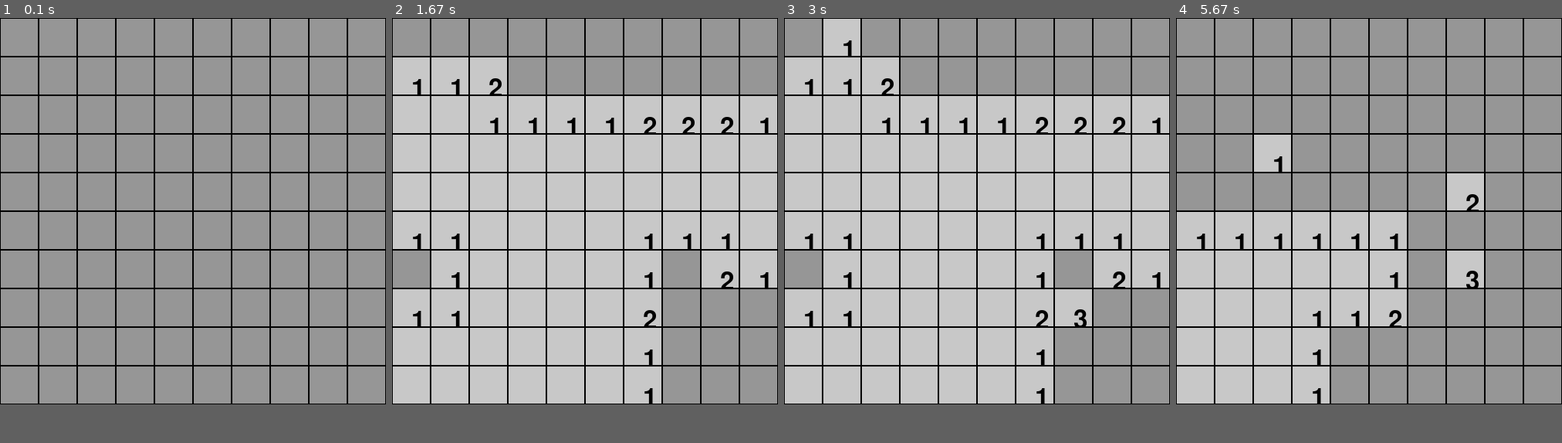
Above: before the commit, frames 1-4 (left to right).
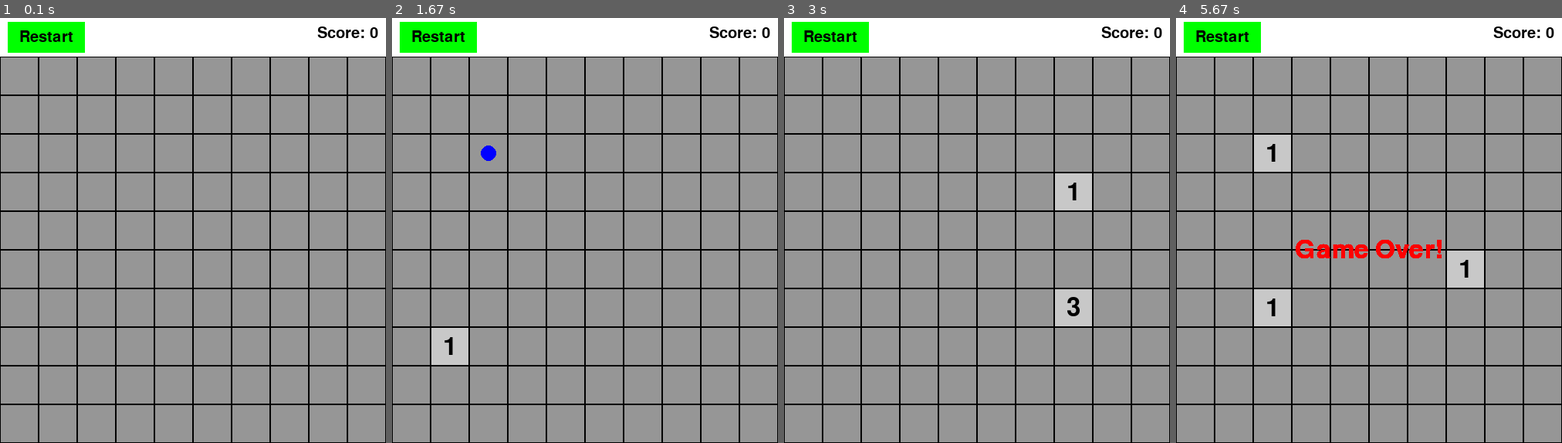
Above: after the commit, the same moments.

Repository: mwilcome/modern-minesweep
Game: pygame game, started from main.py
The game is run twice, just before and just after one commit, with the same random seed, the same clock (stepped at 60 frames per second) and the same inputs.
Inputs (mouse positions are in pixels of both pictures, inside the frame that each line leads up to):
- Up to frame 1 (0.1 s): no input
- Up to frame 2 (1.67 s): click (585, 230) at 0.38 s; hold R 0.67-1.13 s; click (465, 328) at 1.22 s; right-click (492, 145) at 1.55 s
- Up to frame 3 (3 s): click (838, 217) at 1.88 s; click (830, 39) at 2.22 s, where only the run after the commit has a clickable "Restart"; click (1077, 298) at 2.55 s; click (1077, 192) at 2.88 s
- Up to frame 4 (5.67 s): click (1488, 222) at 3.22 s; click (1450, 154) at 3.55 s; hold R 3.83-4.3 s; click (1276, 302) at 4.38 s; click (1284, 154) at 4.72 s; click (1473, 277) at 5.05 s; click (1450, 175) at 5.38 s
In our replay, the window is 500x500 before the commit and 500x550 after it. These sizes can differ from the game's own. Grey fills any space a smaller window leaves; there, only what the larger window draws over its background counts as a difference.

The runs differ from the first frame. In frame 1, 9.8% of the frame differs, in the area x 0-100%, y 0-100%; in frame 2, 69%; in frame 3, 69%; in frame 4, 32%.

Commit message:
Initial Commit

Diff:
--- a/application/game_controller.py
+++ b/application/game_controller.py
@@ -18,25 +18,31 @@
         """Main game loop."""
         running = True
         while running:
+            # Process all events at the start, regardless of game state
             for event in pygame.event.get():
                 if event.type == pygame.QUIT:
                     running = False
                 elif event.type == pygame.MOUSEBUTTONDOWN:
-                    if self.game.game_over or self.game.won:
-                        continue
                     mouse_x, mouse_y = event.pos
-                    grid_row = mouse_y // 50  # 50px cell size
-                    grid_col = mouse_x // 50
-                    if 0 <= grid_row < self.game.rows and 0 <= grid_col < self.game.cols:
-                        if event.button == 1:  # Left click
-                            self.game.reveal_cell(grid_row, grid_col)
-                        elif event.button == 3:  # Right click
-                            self.game.grid[grid_row][grid_col].toggle_flag()
+                    # Check if the click is on the restart button (example coordinates)
+                    if 5 <= mouse_y <= 45 and 10 <= mouse_x <= 110:
+                        self.reset_game()
+                    # Only process grid clicks if the game is active
+                    elif not self.game.game_over and not self.game.won:
+                        grid_row = (mouse_y - 50) // 50  # Adjust for UI offset
+                        grid_col = mouse_x // 50
+                        if 0 <= grid_row < self.rows and 0 <= grid_col < self.cols:
+                            if event.button == 1:  # Left click
+                                self.game.reveal_cell(grid_row, grid_col)
+                            elif event.button == 3:  # Right click
+                                self.game.grid[grid_row][grid_col].toggle_flag()
                 elif event.type == pygame.KEYDOWN:
-                    if event.key == pygame.K_r:  # Press 'R' to restart
+                    if event.key == pygame.K_r:  # Restart via 'R' key
                         self.reset_game()
 
-            self.renderer.render(self.game)
+            # Render based on game state
             if self.game.game_over or self.game.won:
                 self.renderer.show_game_over(self.game.won)
+            else:
+                self.renderer.render(self.game)
         pygame.quit()
--- a/domain/entities/game.py
+++ b/domain/entities/game.py
@@ -63,3 +63,7 @@
                 if not cell.is_mine and not cell.is_revealed:
                     return
         self.won = True
+
+    def get_score(self):
+        """Calculate the score based on correctly flagged mines."""
+        return sum(1 for row in self.grid for cell in row if cell.is_mine and cell.is_flagged)
--- a/infrastructure/pygame_renderer.py
+++ b/infrastructure/pygame_renderer.py
@@ -4,24 +4,42 @@
 class PygameRenderer:
     def __init__(self, screen):
         self.screen = screen
-        self.cell_size = 50  # Each cell is 50x50 pixels
-        self.font = pygame.font.SysFont(None, 48)
+        self.cell_size = 50
+        self.cell_font = pygame.font.SysFont(None, 48)  # Font for grid numbers
+        self.ui_font = pygame.font.SysFont(None, 30)  # Smaller font for UI
+
+    def render_ui(self, score):
+        """Render the UI with a restart button and score display."""
+        # Restart button
+        restart_rect = pygame.Rect(10, 5, 100, 40)
+        pygame.draw.rect(self.screen, (0, 255, 0), restart_rect)  # Green button
+        restart_text = self.ui_font.render("Restart", True, (0, 0, 0))
+        restart_text_rect = restart_text.get_rect(center=restart_rect.center)  # Center text in button
+        self.screen.blit(restart_text, restart_text_rect)
+
+        # Score display, aligned to the right
+        score_text = self.ui_font.render(f"Score: {score}", True, (0, 0, 0))
+        score_text_rect = score_text.get_rect(right=490, top=10)  # Right-aligned with margin
+        self.screen.blit(score_text, score_text_rect)
 
     def render(self, game):
-        """Render the game grid."""
+        """Render the game grid and UI."""
         self.screen.fill((255, 255, 255))  # White background
+        self.render_ui(game.get_score())  # Render UI first
+
         for row in range(game.rows):
             for col in range(game.cols):
                 cell = game.grid[row][col]
-                rect = pygame.Rect(col * self.cell_size, row * self.cell_size, self.cell_size, self.cell_size)
+                rect = pygame.Rect(col * self.cell_size, row * self.cell_size + 50, self.cell_size, self.cell_size)
                 if cell.is_revealed:
                     if cell.is_mine:
                         pygame.draw.rect(self.screen, (255, 0, 0), rect)  # Red for mines
                     else:
                         pygame.draw.rect(self.screen, (200, 200, 200), rect)  # Light gray for revealed
                         if cell.adjacent_mines > 0:
-                            text = self.font.render(str(cell.adjacent_mines), True, (0, 0, 0))
-                            self.screen.blit(text, rect.center)
+                            text = self.cell_font.render(str(cell.adjacent_mines), True, (0, 0, 0))
+                            text_rect = text.get_rect(center=rect.center)
+                            self.screen.blit(text, text_rect)
                 else:
                     pygame.draw.rect(self.screen, (150, 150, 150), rect)  # Dark gray for unrevealed
                 if cell.is_flagged:
@@ -30,9 +48,9 @@
         pygame.display.flip()
 
     def show_game_over(self, won):
-        """Display game over or win message."""
+        """Display game over or win message centered in the grid area."""
         message = "You Win!" if won else "Game Over!"
-        text = self.font.render(message, True, (255, 0, 0))
+        text = self.cell_font.render(message, True, (255, 0, 0))
         self.screen.blit(text, (self.screen.get_width() // 2 - text.get_width() // 2,
-                                self.screen.get_height() // 2 - text.get_height() // 2))
+                                50 + (500 // 2) - text.get_height() // 2))  # Centered in grid area
         pygame.display.flip()
--- a/main.py
+++ b/main.py
@@ -3,7 +3,7 @@
 from infrastructure.pygame_renderer import PygameRenderer
 
 pygame.init()
-screen = pygame.display.set_mode((500, 500))  # 10x10 grid with 50px cells
+screen = pygame.display.set_mode((500, 550))  # Height increased by 50px for UI
 pygame.display.set_caption("Minesweeper")
 
 renderer = PygameRenderer(screen)
